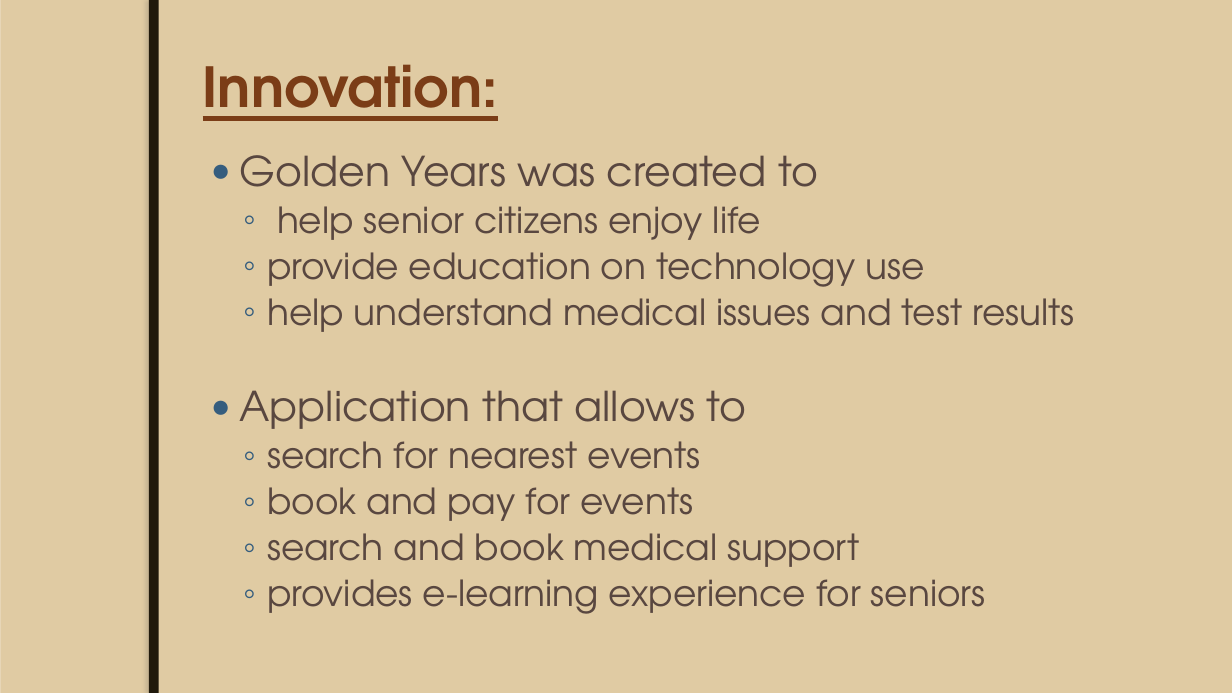
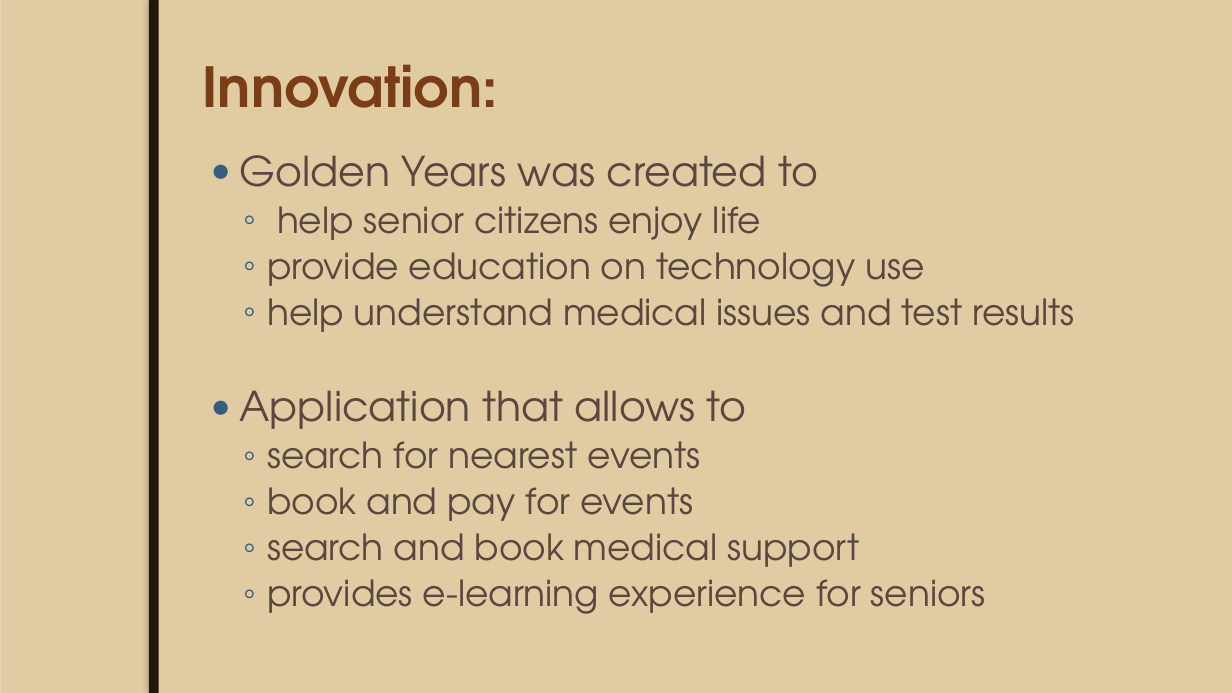
Before and after one commit to JoeyTatu/GoldenYears, a slide deck: slide 3 of Week 8 - Presentation slides/Mid-Term Project.pptx. Drawn at 1232x693 pixels with LibreOffice and Linux fonts; fonts in the diff are those of the drawing; background and template pictures are left out. Boxes give left, top, right and bottom in pixels: in the first picture for what was removed or moved away, otherwise in the second. Text is boxed around its words. In the diff, an @@ line names an element or a change of style, - is before the commit and + after.

```diff
--- a/Week 8 - Presentation slides/Mid-Term Project.pptx
+++ b/Week 8 - Presentation slides/Mid-Term Project.pptx
@@ title "Innovation:" at (203,64,498,108): underline off @@
```
Also in this commit, not shown: 3 other slides changed, 3 slides added, 2 slides removed.
